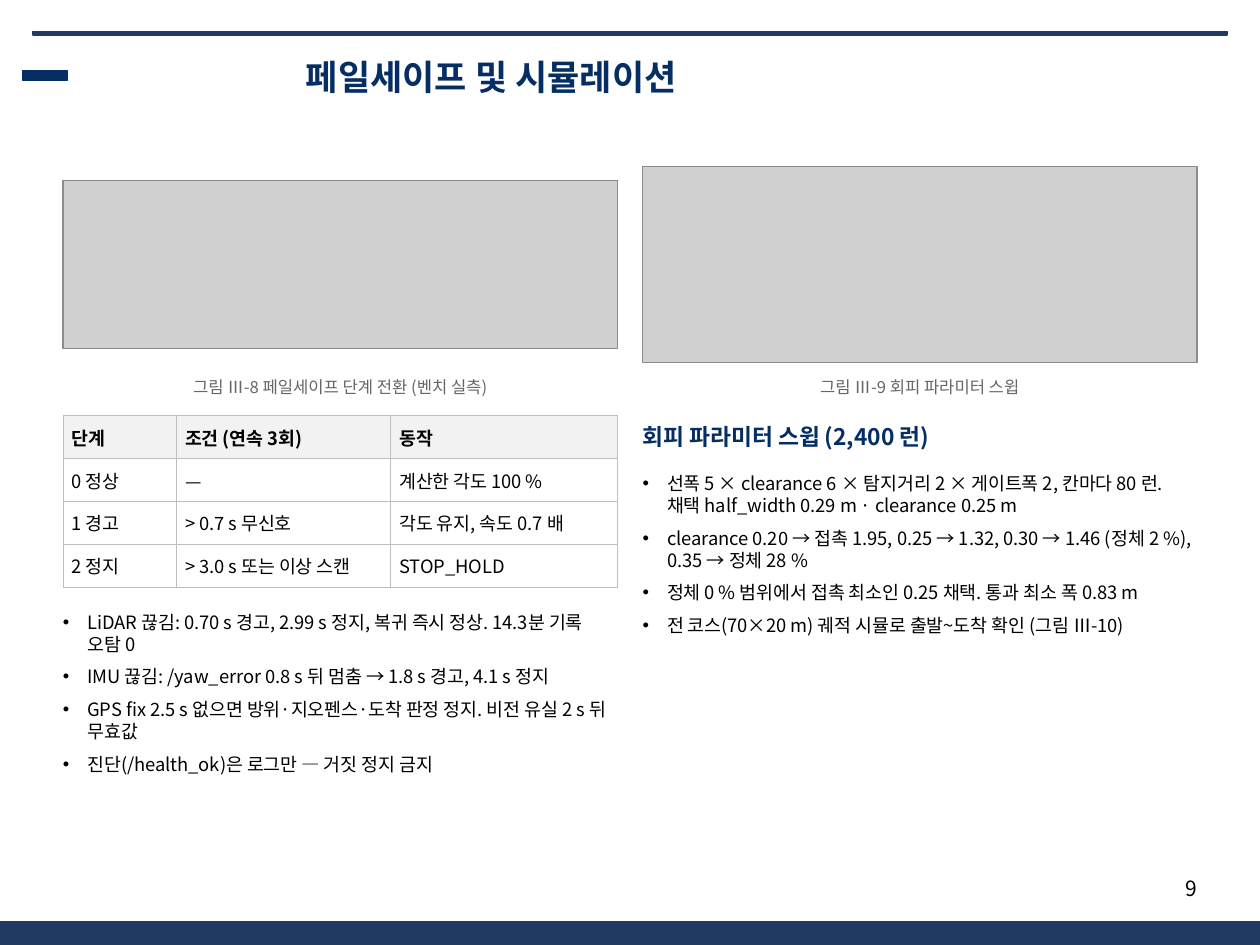
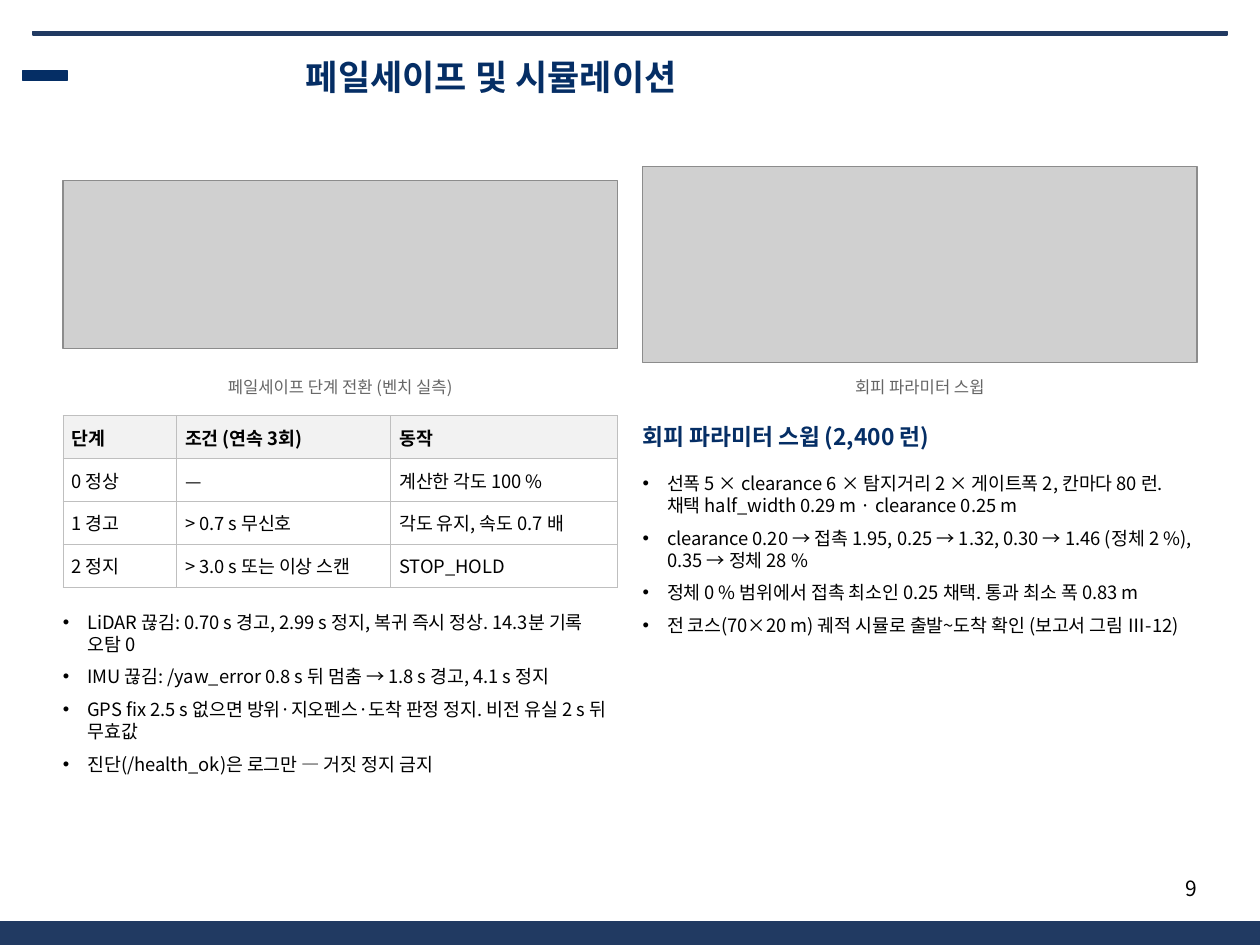
Before and after one commit to unmatsutake377-rgb/ros2_ws, a slide deck: slide 9 of docs/전달용/보고서_분담/발표자료_SSF_A.pptx. Drawn at 1260x945 pixels with LibreOffice and Linux fonts; fonts in the diff are those of the drawing; grey boxes stand for pictures; background and template pictures are left out. Boxes give left, top, right and bottom in pixels: in the first picture for what was removed or moved away, otherwise in the second. Text is boxed around its words. In the diff, an @@ line names an element or a change of style, - is before the commit and + after.

```diff
--- a/docs/전달용/보고서_분담/발표자료_SSF_A.pptx
+++ b/docs/전달용/보고서_분담/발표자료_SSF_A.pptx
@@ text at bbox=[228, 379, 452, 396]: text changed @@
-그림 Ⅲ-8 페일세이프 단계 전환 (벤치 실측)
+페일세이프 단계 전환 (벤치 실측)
@@ text at bbox=[855, 379, 985, 395]: text changed @@
-그림 Ⅲ-9 회피 파라미터 스윕
+회피 파라미터 스윕
@@ text at bbox=[667, 616, 1178, 636]: text changed @@
-• 전 코스(70×20 m) 궤적 시뮬로 출발~도착 확인 (그림 Ⅲ-10)
+• 전 코스(70×20 m) 궤적 시뮬로 출발~도착 확인 (보고서 그림 Ⅲ-12)
```
Also in this commit, not shown: 4 other slides changed, 8 other files.
